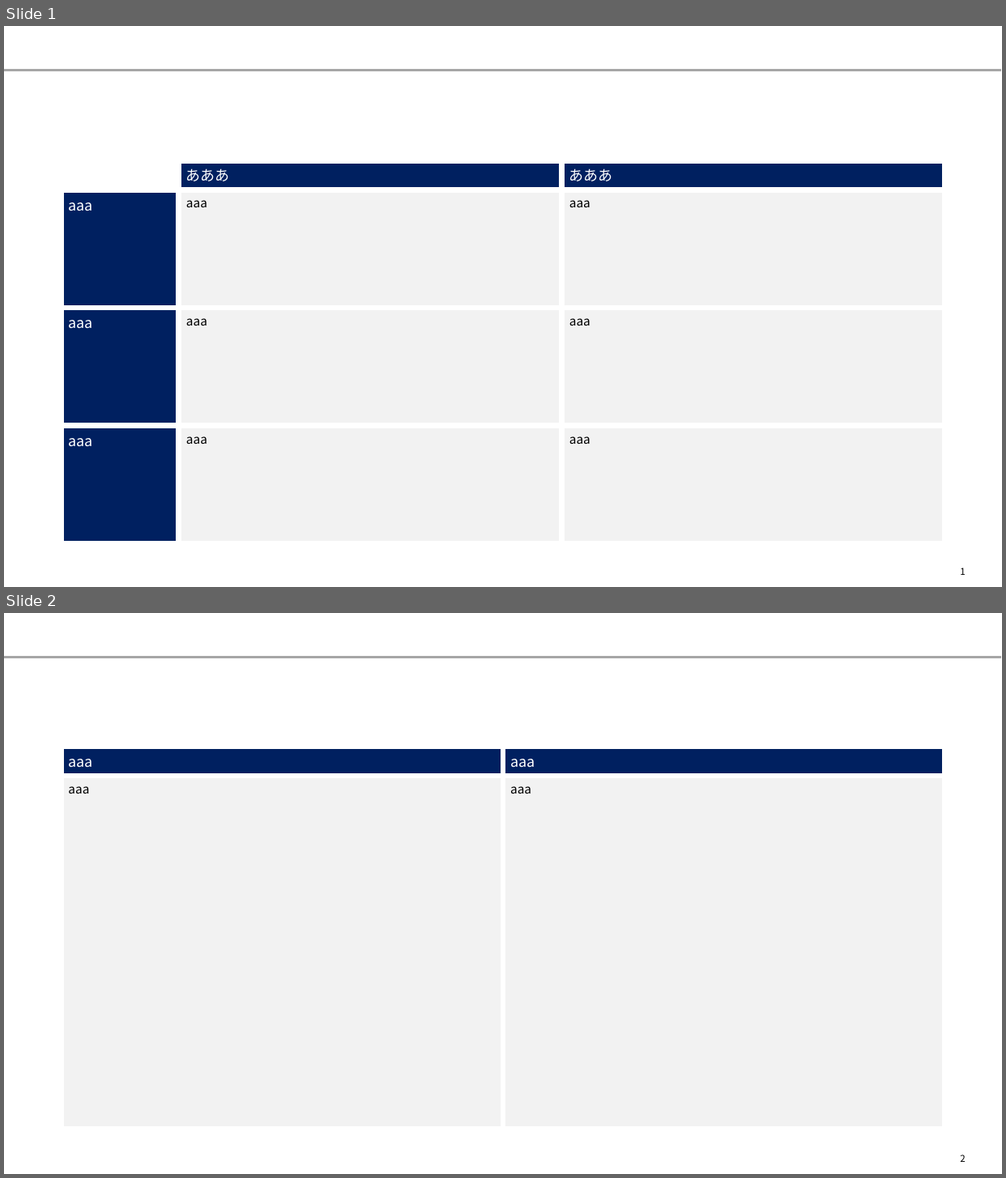
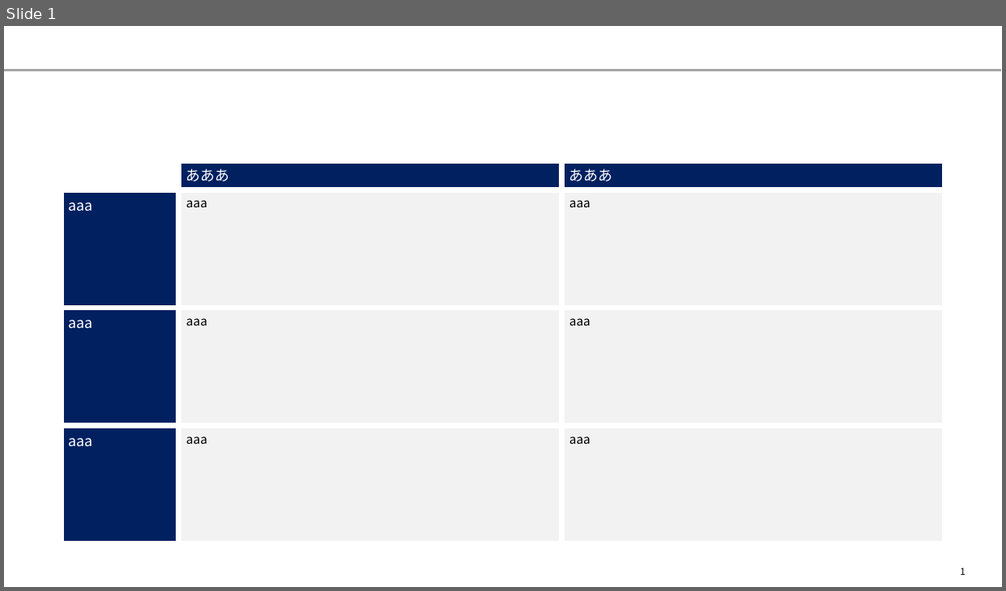
Before and after one commit to yuzucha16/dotfiles, a slide deck: office/Blank.potx. Shown one above the other, each under a label of ours: slides 1 and 2 before the commit, slide 1 after it. The pictures are 1006x1178 and 1006x591 pixels, drawn with LibreOffice and Linux fonts; fonts in the diff are those of the drawing. Boxes give left, top, right and bottom in pixels: in the first picture for what was removed or moved away, otherwise in the second. Text is boxed around its words. In the diff, an @@ line names an element or a change of style, - is before the commit and + after.

```diff
--- a/office/Blank.potx
+++ b/office/Blank.potx
@@ slide 2 removed at bbox=[4, 613, 1002, 1174], background #FFFFFF; not listed: 1 template element that a slide beside it also shows @@
@@ table removed at bbox=[61, 747, 946, 1130], 2 rows, 2 columns @@
-aaa | aaa
-aaa | aaa
@@ page number removed at bbox=[960, 1155, 965, 1162] @@
-2
```
Also in this commit, not shown: 31 other slides removed, 1 other file.
